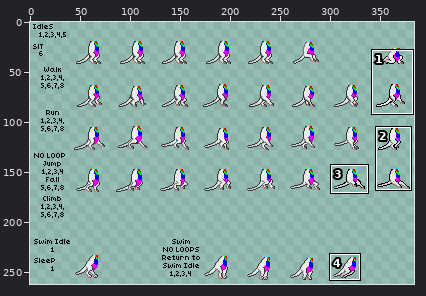
Sprite sheet -- humanoid/lutrin/malebody.png. Above: a wide view before the commit, with the close-up outlined.
Close-up. Before:
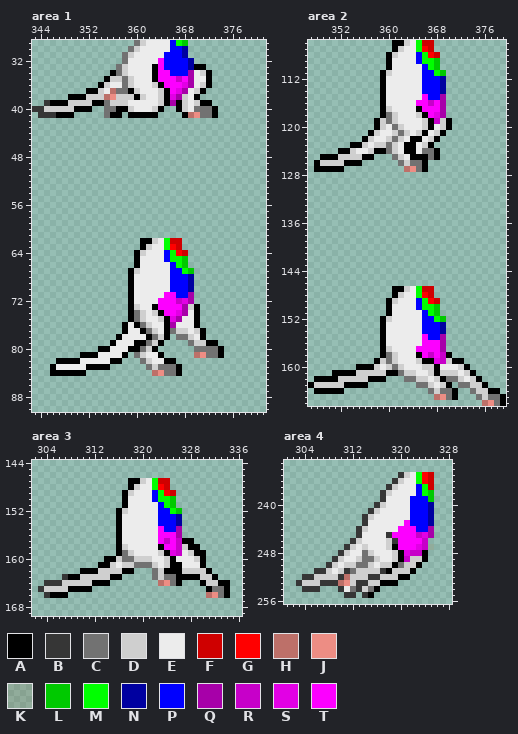
The file is 387x301 pixels. Pixels under 10% opacity are left out. Colours within 5 levels of each other are drawn and written as one. Shown: area 1: x 343..381, y 29..90; area 2: x 347..379, y 106..166; area 3: x 302..336, y 144..169; area 4: x 301..328, y 233..256. The wide view leaves out empty margins. The commit also changed other parts of the picture, which this record leaves out.
Palette (. is transparent): A #000000  B #363636  C #727272  D #cfcfcf  E #ececec  F #cf0000  G #ff0000  H #bd7069  J #ed8d84  K #713e0023  L #00c900  M #00ff00  N #0000a0  P #0000ff  Q #a700a9  R #c700c9  S #e200e5  T #fc00ff
Pixels before, area 1 (only the part around the change), first column x 343:
29 .................CDEEEEPML..........
30 ................CDEEEEEPPN..........
31 ...............CDEEEEEPPPN..........
32 ...............CEEEEETPPPPN.........
33 ..............CDEEEEATPPPPNAA.......
34 .............ACDEEEEATTPPPQEDA......
35 ............ADDCDEEEATTTRTQEEA......
36 ...........ADEECDEEEDATTTSQEDA......
37 .........AADEHCCADEEEDATSQEDA.......
38 ......AAADDDHJDDDADEEDASQDEA........
39 ..BAAADDDDAACDDDEEEEEDAQADEDAA......
40 BBDDDDDAAA..CCAADEEEDA..ADECCCA.....
41 .BBBAAA.....CAA.AAAAA....AHJCCA.....
42 ....................................
43 ....................................
44 ....................................
45 ....................................
46 ....................................
47 ....................................
48 ....................................
49 ....................................
50 ....................................
51 ....................................
52 ....................................
53 ....................................
54 ....................................
55 ....................................
56 ....................................
57 ....................................
58 ....................................
59 ....................................
60 ....................................
61 ....................................
62 ..................AADEMFF...........
63 ..................ADEEMGF...........
64 .................ADEEEPMGF..........
65 .................AEEEEPMML..........
66 .................AEEEEEPML..........
67 ................ADEEEEEPPML.........
68 ................AEEEEEEPPPN.........
69 ................AEEEEEEPPPN.........
70 ................AEEEEEEPPPN.........
71 ................AEEEEETTPPQ.........
72 ................AEEEETTTRSQ.........
73 ................ADEEATTTTQDA........
74 ................ACDEDATTSQEA........
75 ................ACDEEDASQEEA........
76 ...............AEACDEEAQEEEA........
77 ...............AEEACDEACDDEDA.......
78 ..............AEEEEACDA.CCDEA.......
79 .............AEEEAACDA....CDDAA.....
80 ...........AAEEEAACDA......CCCCA....
81 ........AAAEEEEA.CDEEA.....HJCCA....
82 ....AAAAEEEEEAA...CDEEAA............
83 ...AEEEEEAAAA......CDCCCA...........
84 ...AAAAAA...........HJCCA...........
85 ....................................
86 ....................................
87 ....................................
88 ....................................
Pixels before, area 2, first column x 347:
106 ..............AADEMFF............
107 ..............ADEEMGF............
108 .............ADEEEPMGF...........
109 .............AEEEEPMML...........
110 .............AEEEEEPML...........
111 ............ADEEEEEPPML..........
112 ............AEEEEEEPPPN..........
113 ............AEEEEEEPPPN..........
114 ............AEEEEEEPPPN..........
115 ............AEEEEEETPPQ..........
116 ............AEEEEETTRTQ..........
117 ............ADEEEEATTTQ..........
118 ............ACDEEEDATSQ..........
119 ...........ADCDEEEEDARDA.........
120 ...........ADECDEEEDAEDA.........
121 ..........ADEEDCDEDAEDA..........
122 .........ADEEDCDEAAEDA...........
123 .......AADEDDCDEAAEDA............
124 .....AADEEDAACDEAAECCA...........
125 ..AAADDDDAA...CDEAAACA...........
126 .ADDDDAAA......CDCCA.............
127 .AAAAA..........HJCA.............
128 .................................
129 .................................
130 .................................
131 .................................
132 .................................
133 .................................
134 .................................
135 .................................
136 .................................
137 .................................
138 .................................
139 .................................
140 .................................
141 .................................
142 .................................
143 .................................
144 .................................
145 .................................
146 .................................
147 ..............AADEMFF............
148 ..............ADEEMGF............
149 .............ADEEEPMGF...........
150 .............AEEEEPMML...........
151 .............AEEEEEPML...........
152 ............ADEEEEEPPML..........
153 ............AEEEEEEPPPN..........
154 ............AEEEEEEPPPN..........
155 ............AEEEEEETPPQ..........
156 ............AEEEEEETTTQ..........
157 ............ADEEEETTTTQ..........
158 ............ACDEEEATRTRA.........
159 ...........ADCDEEEDAASRDAA.......
160 ........AAADEDCDEEEDDAEEEDA......
161 ....AAAADDDDDAACDDEEDADDDEDA.....
162 .AAAADDDDDAAA...CCDDEDACCDEDA....
163 ADDDDDAAAA........CCDEDA.CCDDA...
164 .AAAAA..............CDCCA..CDDAA.
165 .....................HJCA...CDCCA
166 .............................HJCA
Pixels before, area 3, first column x 303:
147 ...............AADEMFF..........
148 ...............ADEEMGF..........
149 ..............ADEEEPMGF.........
150 ..............AEEEEPMML.........
151 ..............AEEEEEPML.........
152 .............ADEEEEEPPML........
153 .............AEEEEEEPPPN........
154 .............AEEEEEEPPPN........
155 .............AEEEEEETPPQ........
156 .............AEEEEEETTTQ........
157 .............AEEEEEETRTRAA......
158 .............ADEEEEEATTRDAA.....
159 .............ACDEEEEDASREDAA....
160 ...........AADCCDDDEEDAEEEDA....
161 ..........AADEDDCCCDEDAAEEEA....
162 .......AAADDDDAA...CDAAADDDDA...
163 ....BAADDDDDAA.....CDCCAAAADDA..
164 .BBBDDDDDAAA........HJCA...ADDAA
165 BDDDDAAAA...................ACCA
166 .BAAA.......................HJCA
Pixels before, area 4, first column x 303:
235 .................BDEMGF
236 ................BDEEMGF
237 ...............BDEEEPMF
238 ..............BDEEEEPML
239 ..............BEEEEPPPL
240 .............BDEEEEPPPN
241 ............BDEEEEEPPPN
242 ...........BDEEEEEEPPPN
243 ...........BEEEEEETPPPN
244 ..........BDEEEEETTTPPQ
245 ..........BEEEEBTTTTRSQ
246 .........BDEEEEDBTTTTR.
247 ........BDEDEEEDATTTSRK
248 .......BDEECDEEEDASRRA.
249 ......BDEEDCCDEEDARDDA.
250 .....BDEDDCCDEDDACDDA..
251 ...BBDEDBCDDDDBADDDA...
252 .BBDDDDBHDDDBBDDDAA....
253 BDDDBBBHJDBBDDAAA......
254 .BBB...BECBDCA.........
255 ........BB.BA..........
The same view after the edit:
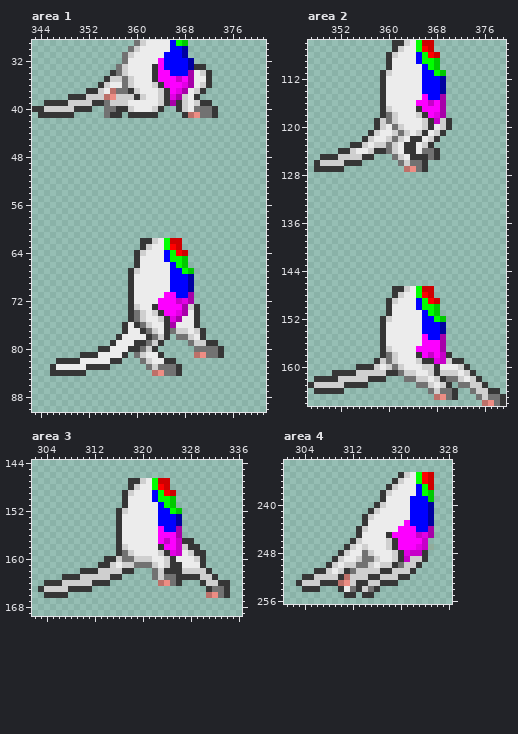
The edit:
Area 1:
Colour A gives way to colour B in row 33 at x 363 and 370 to 371; in row 34 at x 356, 363 and 372; in row 35 at x 355, 363 and 372; in row 36 at x 354, 364 and 372; in row 37 at x 352 to 353, 359, 365 and 371; in row 38 at x 349 to 351, 360, 365 and 370.
Colour A gives way to colour B in row 39 at x 346 to 348, 353 to 354, 365, 367 and 371 to 372; in row 40 at x 350 to 352, 357 to 358, 364, 367 and 373; in row 41 at x 347 to 349, 356 to 357, 359 to 363, 368 and 373; in row 62 at x 361 to 362; in row 63 at x 361; in rows 64 to 66 at x 360.
Colour A gives way to colour B in rows 67 to 72 at x 359; in row 73 at x 359, 363 and 370; in row 74 at x 359, 364 and 370; in row 75 at x 359, 365 and 370; in row 76 at x 358, 360, 365 and 370; in row 77 at x 358, 361, 365 and 371.
Colour A gives way to colour B in row 78 at x 357, 362, 365 and 371; in row 79 at x 356, 360 to 361, 364 and 372 to 373; in row 80 at x 354 to 355, 359 to 360, 363 and 374; in row 81 at x 351 to 353, 358, 364 and 374; in row 82 at x 347 to 350, 356 to 357 and 365 to 366; in row 83 at x 346, 352 to 355 and 367.
Colour A gives way to colour B in row 84 at x 346 to 351 and 367.
Area 2:
Colour A gives way to colour B in row 106 at x 361 to 362; in row 107 at x 361; in rows 108 to 110 at x 360; in rows 111 to 116 at x 359; in row 117 at x 359 and 365; in row 118 at x 359 and 366.
Colour A gives way to colour B in rows 119 to 120 at x 358, 367 and 370; in row 121 at x 357, 366 and 369; in row 122 at x 356, 364 to 365 and 368; in row 123 at x 354 to 355, 363 to 364 and 367; in row 124 at x 352 to 353, 358 to 359, 363 to 364 and 368; in row 125 at x 349 to 351, 356 to 357, 364 to 366 and 368.
Colour A gives way to colour B in row 126 at x 348, 353 to 355 and 366; in row 127 at x 348 to 352 and 366; in row 147 at x 361 to 362; in row 148 at x 361; in rows 149 to 151 at x 360; in rows 152 to 157 at x 359.
Colour A gives way to colour B in row 158 at x 359, 365 and 370; in row 159 at x 358, 366 to 367 and 371 to 372; in row 160 at x 355 to 357, 368 and 373; in row 161 at x 351 to 354, 360 to 361, 368 and 374; in row 162 at x 348 to 351, 357 to 359, 369 and 375; in row 163 at x 347, 353 to 356, 370 and 376.
Colour A gives way to colour B in row 164 at x 348 to 352, 371 and 377 to 378; in row 165 at x 371 and 379; in row 166 at x 379.
Area 3:
Colour A gives way to colour B in row 147 at x 318 to 319; in row 148 at x 318; in rows 149 to 151 at x 317; in rows 152 to 156 at x 316; in row 157 at x 316 and 327 to 328; in row 158 at x 316, 323 and 328 to 329.
Colour A gives way to colour B in row 159 at x 316, 324 and 329 to 330; in row 160 at x 314 to 315, 325 and 330; in row 161 at x 313 to 314, 325 to 326 and 330; in row 162 at x 310 to 312, 317 to 318, 324 to 326 and 331; in row 163 at x 308 to 309, 315 to 316, 326 to 329 and 332; in row 164 at x 312 to 314, 326, 330 and 333 to 334.
Colour A gives way to colour B in row 165 at x 308 to 311, 331 and 334; in row 166 at x 305 to 307 and 334.
Area 4:
Colour A gives way to colour B in row 247 at x 319; in rows 248 to 249 at x 320 and 324; in row 250 at x 319 and 323; in row 251 at x 318 and 322; in row 252 at x 320 to 321; in row 253 at x 317 to 319.
Colour A gives way to colour B in row 254 at x 316; in row 255 at x 315.
